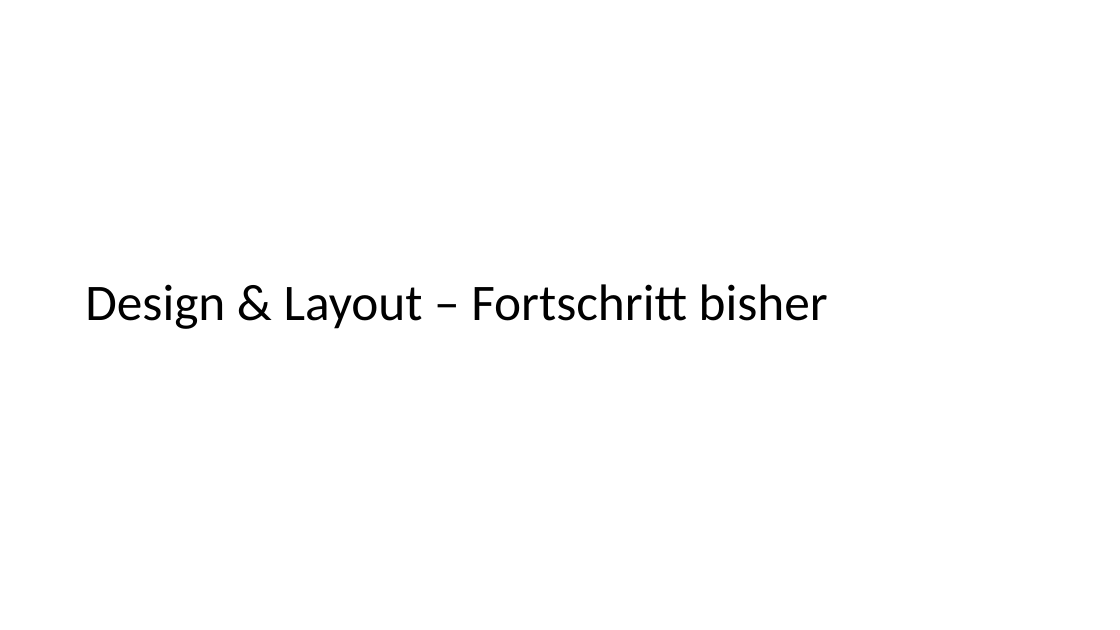
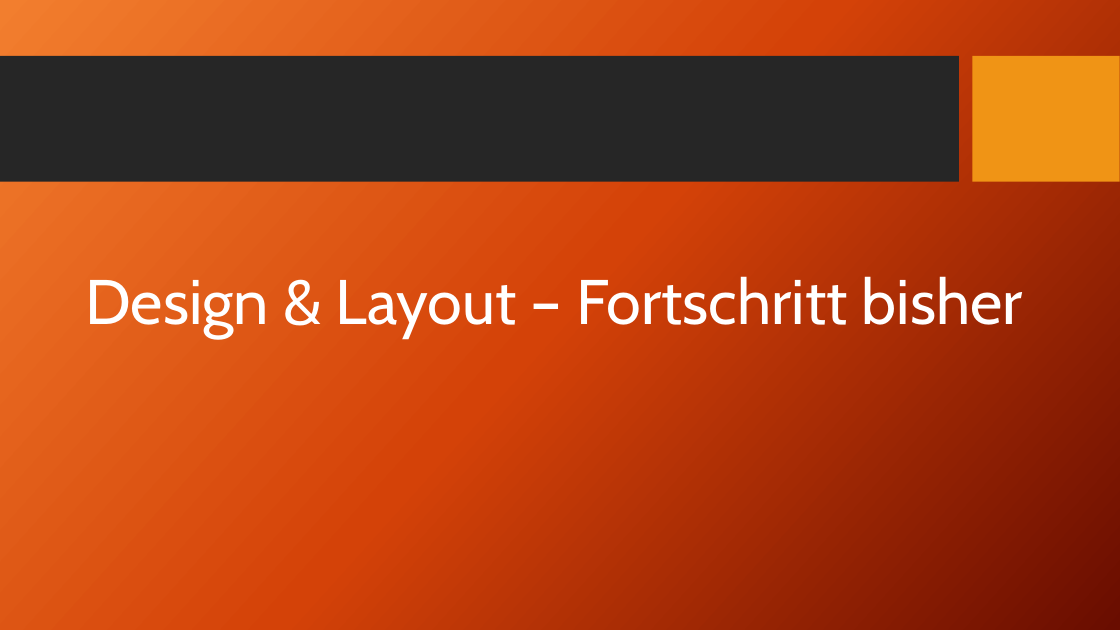
Before and after one commit to HTL-Waidhofen/itp-mentoring-6er-tragerl-mentoren, a slide deck: slide 6 of docs/MentorenProgramm.pptx (slide 4 before the commit). Drawn at 1120x630 pixels with LibreOffice and Linux fonts; fonts in the diff are those of the drawing; background and template pictures are left out. Boxes give left, top, right and bottom in pixels: in the first picture for what was removed or moved away, otherwise in the second. Text is boxed around its words. In the diff, an @@ line names an element or a change of style, - is before the commit and + after.

```diff
--- a/docs/MentorenProgramm.pptx
+++ b/docs/MentorenProgramm.pptx
@@ background #FFFFFF to picture (left out) @@
@@ rectangle added at bbox=[0, 56, 959, 182], fill #262626 @@
@@ title "Design & Layout – Fortschritt ..." at bbox=[85, 276, 1023, 339]: size 44 to 54 pt, font Calibri to Cabin, text colour #000000 to #FFFFFF @@
@@ rectangle added at bbox=[973, 56, 1120, 182], fill #F09415 @@
```
Also in this commit, not shown: 3 other slides changed, 8 slides added, 6 slides removed, 1 other file.
